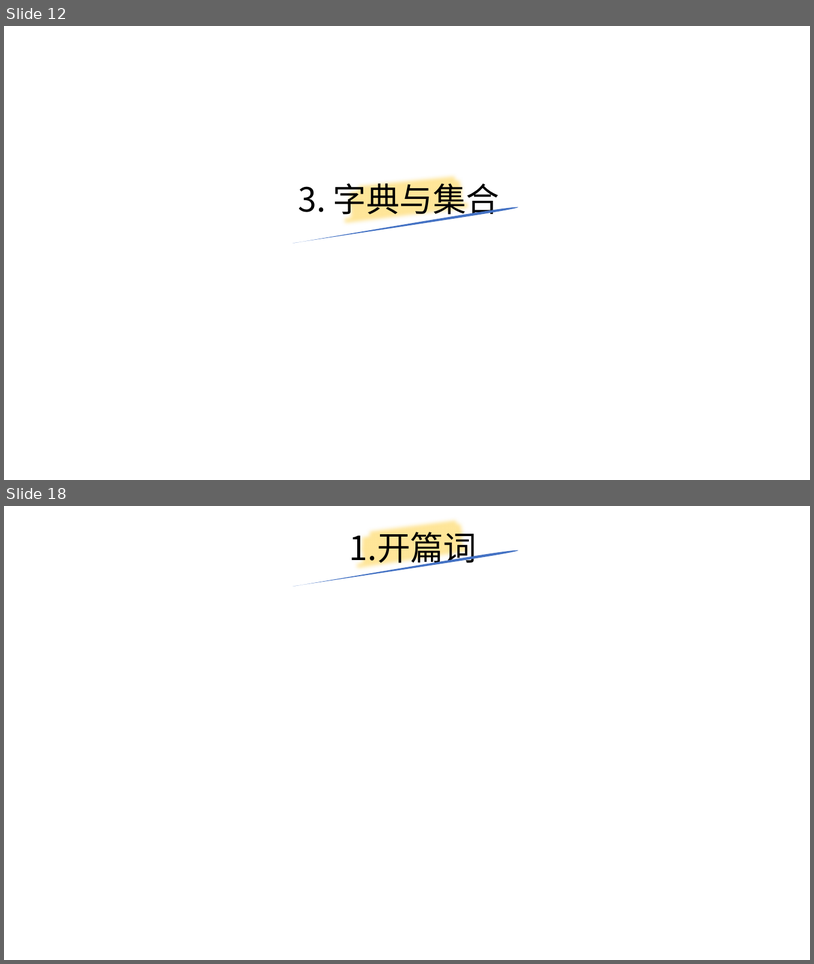
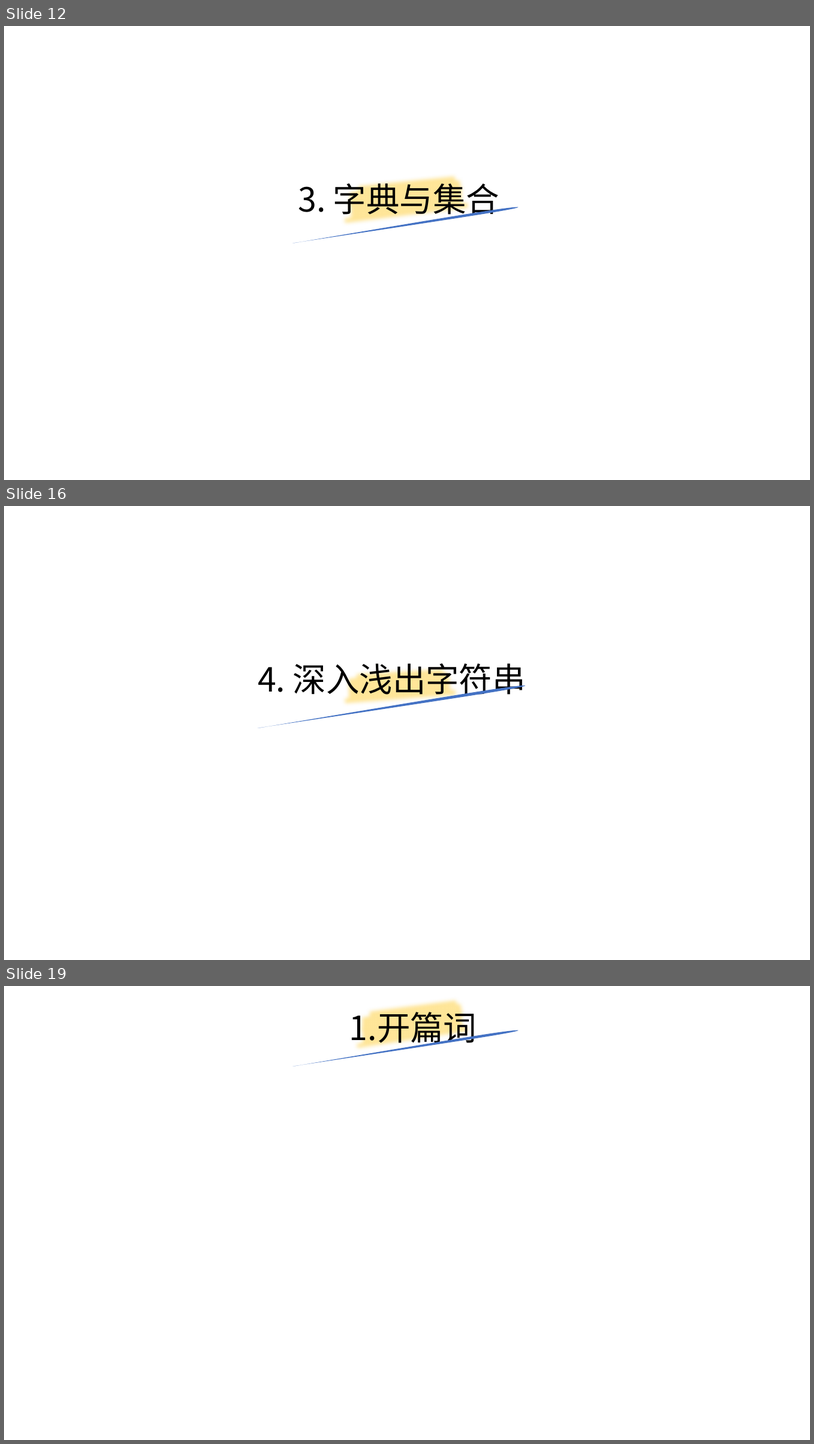
Before and after one commit to yiwenliu/CorePython, a slide deck: PPT/CorePython.pptx. Shown one above the other, each under a label of ours: slides 12 and 18 before the commit, slides 12, 16 and 19 after it; the slides between them are not shown. The pictures are 814x964 and 814x1444 pixels, drawn with LibreOffice and Linux fonts; fonts in the diff are those of the drawing. Boxes give left, top, right and bottom in pixels: in the first picture for what was removed or moved away, otherwise in the second. Text is boxed around its words. In the diff, an @@ line names an element or a change of style, - is before the commit and + after.

```diff
--- a/PPT/CorePython.pptx
+++ b/PPT/CorePython.pptx
@@ slide 16 added at <box>4,506,810,960</box>, background #FFFFFF @@
@@ title added at <box>258,663,526,700</box>, 39.6 pt, text #000000 @@
+4. 深入浅出字符串
@@ freeform shape added at <box>341,654,463,721</box>, outline #FFE699 16 pt @@
@@ freeform shape added at <box>257,684,527,727</box>, fill #4472C4 @@
@@ what was slide 18 is now slide 19 @@
```
Also in this commit, not shown: 8 other slides added, 1 slide removed, 8 other files.
